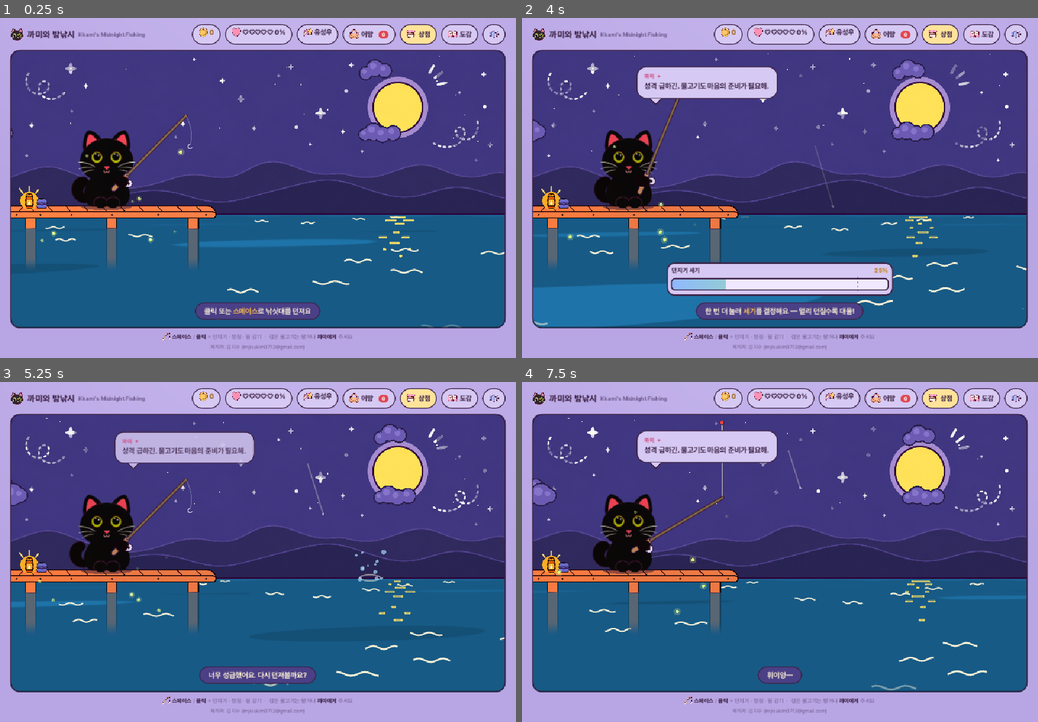
Above: before the commit, frames 1-4 (two rows, left to right).
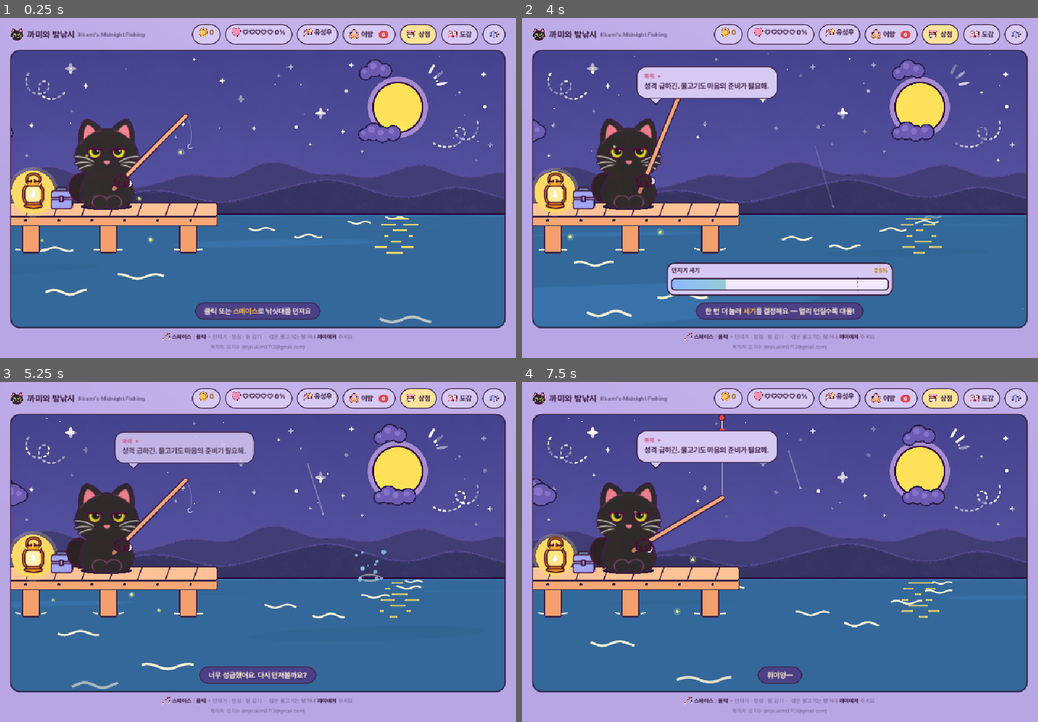
Above: after the commit, the same moments.

Repository: imjisukim0712-bit/Cat-Fishing
Game: Godot game, scene res://scenes/main.tscn
Same seed, same stepped clock (60 frames per second), same inputs: the game is played once before the commit and once after it.
Inputs (mouse positions are in pixels of both pictures, inside the frame that each line leads up to):
- Up to frame 1 (0.25 s): no input
- Up to frame 2 (4 s): tap Enter at 0.5, 0.6 s; move the mouse to (893, 171) at 0.52 s; hold D 0.53-1.25 s; click (893, 171) at 0.67 s; tap Space at 0.77, 3.77 s; drag from (676, 205) to (754, 256) at 1.27 s; move the mouse to (831, 113) at 2.02 s; hold D 2.03-2.75 s; tap C at 2.1 s; drag from (754, 256) to (625, 137) at 2.77 s; move the mouse to (934, 239) at 3.52 s; hold S from 3.53 s (still down); tap Keypad Enter at 3.6 s
- Up to frame 3 (5.25 s): release S at 4.25 s; drag from (103, 501) to (180, 467) at 4.27 s; move the mouse to (283, 552) at 5.02 s; hold S from 5.03 s (still down); tap Enter at 5.1 s; click (283, 552) at 5.17 s
- Up to frame 4 (7.5 s): release S at 5.75 s; drag from (702, 467) to (676, 569) at 5.77 s; move the mouse to (893, 535) at 6.52 s; hold D 6.53-7.25 s; tap C at 6.6 s; tap Space at 6.77 s; drag from (676, 569) to (754, 620) at 7.27 s

The runs differ from the first frame. In frame 1, 42% of the frame differs, in the area x 2-98%, y 28-91%; in frame 2, 37%; in frame 3, 42%; in frame 4, 43%, in the area x 2-98%, y 9-91%.

Commit message:
Match the approved M6 mockup more closely
- Chunky code-drawn pier with short posts, big lantern with pulsing halo and flame
- Larger Kkami with sassy default eyes (round eyes on bite), doodle outline
- Fix sprite shader squaring colors (COLOR already includes the texture)
- Mockup palette for sky, mountains and sea; fewer, bolder wave lines,
  bigger moon path, larger float, thicker pastel rod

Co-Authored-By: Claude Opus 5.5 <noreply@anthropic.com>
Claude-Session: https://claude.ai/code/session_018P3p2Mzt546YvsHAaNYGJm

Diff:
--- a/godot/scripts/stage.gd
+++ b/godot/scripts/stage.gd
@@ -2,10 +2,9 @@
 ## Hybrid scene: imported paintings beneath live gameplay and a softened cat.
 var backdrop: Sprite2D
 var backdrop_mat: ShaderMaterial
-var pier: Sprite2D
+var pier: Node2D
 var cat: Node2D
 var lit_cat: ShaderMaterial
-var lit_pier: ShaderMaterial
 
 ## 구름: 하늘을 천천히 지나가며, 달을 가리면 달빛(물 반사·테두리 빛)이 약해진다
 const MOON := Vector2(751, 111)
@@ -55,16 +54,8 @@
 	backdrop_mat.set_shader_parameter("blob_noise", blob)
 	backdrop_mat.set_shader_parameter("lantern_x", LANTERN.x / W)
 	add_child(backdrop)
-	pier = Sprite2D.new()
-	pier.texture = load("res://assets/art/pier.png")
-	pier.centered = false
-	pier.scale = Vector2.ONE * PIER_SCALE
-	pier.region_enabled = true
-	pier.region_rect = Rect2(PIER_CUT, 0, PIER_IMG_W - PIER_CUT, PIER_IMG_H)
-	lit_pier = ShaderMaterial.new()
-	lit_pier.shader = load("res://shaders/lit_sprite.gdshader")
-	lit_pier.set_shader_parameter("submerge", PIER_WATERLINE / PIER_IMG_H)
-	pier.material = lit_pier
+	pier = Node2D.new()
+	pier.set_script(load("res://scripts/stage_pier.gd"))
 	add_child(pier)
 
 	var props := Node2D.new()
@@ -75,6 +66,7 @@
 	cat.set_script(load("res://scripts/stage_cat.gd"))
 	lit_cat = ShaderMaterial.new()
 	lit_cat.shader = load("res://shaders/lit_sprite.gdshader")
+	lit_cat.set_shader_parameter("outline_px", 6.0)
 	cat.material = lit_cat
 	var rng := RandomNumberGenerator.new()
 	rng.seed = 11
@@ -87,9 +79,9 @@
 		clouds.append({"x": rng.randf_range(-100, 1000), "y": rng.randf_range(40, 175),
 			"sp": rng.randf_range(4, 9), "a": 1.0, "blobs": blobs})
 	# 바다 물결 낙서: 수평선 쪽에서 생겨 보는 쪽으로 밀려오며 오른쪽으로 조금씩 흘러감
-	for i in 18:
-		waves.append({"d0": float(i) / 18.0 + rng.randf_range(-0.02, 0.02), "x0": rng.randf_range(0, W + 240),
-			"len": rng.randf_range(0.8, 1.25), "ph": rng.randf() * TAU})
+	for i in 10:
+		waves.append({"d0": float(i) / 10.0 + rng.randf_range(-0.02, 0.02), "x0": rng.randf_range(0, W + 240),
+			"len": rng.randf_range(0.85, 1.15), "ph": rng.randf() * TAU})
 	add_child(cat)
 	# 랜턴 불빛·반딧불이: 빛을 '더하는' 레이어라 부두와 까미를 실제로 비춘다
 	var light := Node2D.new()
@@ -114,7 +106,6 @@
 	backdrop_mat.set_shader_parameter("strength", 1.7 if wk == "storm" else (1.35 if wk == "hightide" else 1.0))
 	backdrop_mat.set_shader_parameter("lantern", lantern_flicker(Game.clock))
 	update_lights()
-	pier.position = _base + Vector2(0, PIER_TOP)
 	cat.position = _base
 	draw_clouds(Game.clock)
 	draw_water(Game.clock)
@@ -170,35 +161,35 @@
 func draw_moon_path(t: float) -> void:
 	var k := clampf(0.35 + 0.65 * moon_light, 0.0, 1.0)
 	var col := Color(MOON_DASH, k)
-	for i in 9:
-		var y := WATER + 7.0 + i * 5.0 + i * i * 0.55
-		var base := (34.0 - i * 2.4) * (0.55 + 0.45 * sin(t * 1.9 + i * 1.37))
+	for i in 7:
+		var y := WATER + 10.0 + i * 11.0
+		var base := (46.0 - i * 2.0) * (0.6 + 0.4 * sin(t * 1.9 + i * 1.37))
 		var sway := sin(t * 1.15 + i * 0.83) * (3.0 + i * 0.8)
 		var pairs := 2 if i % 2 == 1 else 1
 		for j in pairs:
-			var off := 0.0 if pairs == 1 else (-1.0 if j == 0 else 1.0) * (16.0 + i * 1.2)
+			var off := 0.0 if pairs == 1 else (-1.0 if j == 0 else 1.0) * (20.0 + i * 1.2)
 			var cx := MOON.x + sway + off
 			var half := base * (0.6 if pairs == 2 else 1.0) * 0.5
 			if half < 1.0: continue
-			line(Vector2(cx - half, y), Vector2(cx + half, y), col, 3.0 + i * 0.18, true)
+			line(Vector2(cx - half, y), Vector2(cx + half, y), col, 3.6, true)
 
 ## 물결 낙서: 깊이 d(0 수평선 → 1 화면 아래)를 따라 보는 쪽으로 밀려오며 커지고, 출렁이며 오른쪽으로 흐름
 func draw_waves(t: float) -> void:
 	var sp := 1.6 if Game.weather.key == "storm" else (1.3 if Game.weather.key == "hightide" else 1.0)
 	for w in waves:
 		var d: float = fmod(w.d0 + t * 0.028 * sp, 1.0)
-		var sc := 0.22 + 1.05 * d
+		var sc := 0.35 + 0.95 * d
 		var y := WATER + 6.0 + (H - WATER + 10.0) * d * d
 		var x: float = fmod(w.x0 + t * 9.0 * sp * sc, W + 240.0) - 120.0
 		var a := smoothstep(0.0, 0.08, d) * (1.0 - smoothstep(0.88, 1.0, d))
 		if a <= 0.02: continue
-		var length: float = 62.0 * sc * w.len
-		var amp := 3.2 * sc
+		var length: float = 78.0 * sc * w.len
+		var amp := 4.2 * sc
 		var pts := PackedVector2Array()
 		for i in 13:
 			var u := i / 12.0
-			pts.append(Vector2(x + (u - 0.5) * length, y + sin(u * TAU * 1.5 + w.ph + t * 2.4 * sp) * amp))
-		draw_polyline(pts, Color(SEA_LINE, a), 1.3 + 2.0 * sc, true)
+			pts.append(Vector2(x + (u - 0.5) * length, y + sin(u * TAU * 1.25 + w.ph + t * 2.4 * sp) * amp))
+		draw_polyline(pts, Color(SEA_LINE, a), 1.8 + 2.4 * sc, true)
 
 ## 광원 상태 계산 → 바다·까미·부두 셰이더에 전달
 func update_lights() -> void:
@@ -217,7 +208,7 @@
 	var flash := Game.lightning if wk == "storm" else 0.0
 	backdrop_mat.set_shader_parameter("moon_light", moon_light)
 	var lpos := get_global_transform() * LANTERN
-	for m in [lit_cat, lit_pier]:
+	for m in [lit_cat]:
 		m.set_shader_parameter("lantern_pos", lpos)
 		m.set_shader_parameter("lantern", flick)
 		m.set_shader_parameter("moon_light", moon_light)
--- a/godot/scripts/stage_cat.gd
+++ b/godot/scripts/stage_cat.gd
@@ -7,13 +7,13 @@
 # 몸 시트 한 칸(443px) 기준 측정값 (두들 화풍·둥근 실루엣·검은 털): 고양이 중심 x=222, 바닥 y=421,
 # 머리 폭 238 (y=220), 코 (223,241), 턱 y≈280
 const CELL_ANCHOR := Vector2(222, 421)
-const EYES_Y := 197.0
+const EYES_Y := 207.0
 const MOUTH_Y := 260.0
 const NECK_Y := 282.0
-const SCALE := 0.435                # 몸 시트 → 무대 (키 345px → 약 150px)
+const SCALE := 0.49                 # 몸 시트 → 무대 (키 346px → 약 170px, 시안 M6 크기)
 const PART_K := 140.0 / 225.0       # 부품 시트 → 몸 시트 (눈 한 쌍 폭 225px → 140px, 머리폭의 59% — 땡그랗고 큰 눈)
 const TAIL_BASE := Vector2(116, 200) # 꼬리 그림에서 몸에 붙는 지점 (아래쪽 끝)
-const EYE_SPREAD := 1.5              # 눈 한 쌍 그림을 반으로 갈라 양쪽으로 더 벌리는 거리 (무대 px, 한쪽 기준)
+const EYE_SPREAD := 3.0              # 눈 한 쌍 그림을 반으로 갈라 양쪽으로 더 벌리는 거리 (무대 px, 한쪽 기준)
 
 var tex := {}
 
@@ -21,7 +21,7 @@
 	init_brush()
 	texture_filter = CanvasItem.TEXTURE_FILTER_LINEAR_WITH_MIPMAPS
 	for o in OUTFITS: tex["body_" + o] = load(ART + "body_%s.png" % o)
-	for n in ["eyes_normal", "eyes_alert", "eyes_closed", "eyes_happy", "eyes_sad", "eyes_star", "mouth_closed", "mouth_open", "tail", "paw"]:
+	for n in ["eyes_sassy", "eyes_normal", "eyes_alert", "eyes_closed", "eyes_happy", "eyes_sad", "eyes_star", "mouth_closed", "mouth_open", "tail", "paw"]:
 		tex[n] = load(ART + n + ".png")
 
 func _process(_delta: float) -> void:
@@ -80,9 +80,9 @@
 	# 표정
 	var mood := Game.cat_mood
 	var blinking := Game.blink > 0.0 and mood != "star"
-	var eyes := "eyes_normal"
+	var eyes := "eyes_sassy"     # 평소: 시안처럼 눈꺼풀이 살짝 내려온 새침한 눈
 	match mood:
-		"alert": eyes = "eyes_alert"
+		"alert": eyes = "eyes_normal"   # 입질: 땡그랗게 커진 눈
 		"happy": eyes = "eyes_happy"
 		"sad": eyes = "eyes_sad"
 		"star": eyes = "eyes_star"
@@ -90,10 +90,11 @@
 	var pk := SCALE * PART_K * (0.5 * (1.0 + sx))   # 통통해지면 얼굴도 살짝 넓게
 	var eye_pos := to_stage(Vector2(223, EYES_Y), anchor, sx, sy)
 	var star_pulse := 1.0 + (sin(tm * 9) * 0.08 if mood == "star" else 0.0)
-	if eyes == "eyes_alert": star_pulse = 1.08   # 입질: 눈이 더 동그랗게 커짐
+	if eyes == "eyes_sassy": star_pulse = 1.15
+	if mood == "alert": star_pulse = 1.1   # 입질: 눈이 더 동그랗게 커짐
 	eyes_split(eyes, eye_pos, pk * star_pulse, EYE_SPREAD * sx)
-	var mouth := "mouth_open" if (mood == "star" or mood == "alert") else "mouth_closed"
-	part(mouth, to_stage(Vector2(223, MOUTH_Y + (6.0 if mouth == "mouth_open" else 0.0)), anchor, sx, sy), pk * 0.62)
+	var mouth := "mouth_open" if (mood == "star" or mood == "alert") else ""
+	if mouth != "": part(mouth, to_stage(Vector2(223, MOUTH_Y + (6.0 if mouth == "mouth_open" else 0.0)), anchor, sx, sy), pk * 0.62)
 
 	# 목도리 (레벨업 훈장 느낌)
 	if Game.S.upg.charm > 1:
@@ -118,11 +119,11 @@
 	var plum := c("#3d2346")
 	line(h - d * 26, h + d * 16, plum, 10, true)
 	line(h - d * 26, h + d * 16, c("#c9875a"), 6.5, true)   # 손잡이
-	var cols := ["#8a6b46", "#a8804f", "#c09a5c", "#d4b06a", "#9fd8ff", "#b6a2ff", "#ffb020", "#ff6ec7"]
+	var cols := ["#ffb082", "#ffc58f", "#ffd36b", "#a8e6a0", "#9fd8ff", "#b6a2ff", "#ffb020", "#ff8ac7"]
 	var bend := 26.0 if (Game.mode == "fight" or Game.mode == "bite") else (8.0 if Game.mode == "wait" else 2.0)
 	var rod := quad_pts(h + d * 14, h + d * L * 0.55 + Vector2(0, bend * 0.4), tip + Vector2(0, bend))
-	stroke(rod, plum, 6.5, true)
-	stroke(rod, c(cols[mini(cols.size() - 1, Game.S.upg.rod - 1)]), 3.6, true)
+	stroke(rod, plum, 9.5, true)
+	stroke(rod, c(cols[mini(cols.size() - 1, Game.S.upg.rod - 1)]), 6.0, true)
 	var reel := h + Vector2(cos(a + 1.4), sin(a + 1.4)) * 13   # 릴
 	circle(reel.x, reel.y, 8.6, plum)
 	circle(reel.x, reel.y, 7, c("#e6dcfa"))
--- a/godot/scripts/stage_draw.gd
+++ b/godot/scripts/stage_draw.gd
@@ -1,19 +1,16 @@
 extends Node2D
 ## Shared visual geometry; no gameplay state updates.
-## 부두 그림 배치: 폭 400px (약한 캐스팅 최소 지점 x=400 과 겹치지 않는 최대 폭)
-## 두들 부두 그림(1928x793): 상판 윗면 y=165, 앞면 아래 y=284, 랜턴 (187,135), 상자 (305,143)
-const PIER_IMG_W := 1928.0
-const PIER_IMG_H := 793.0
-## 그림 왼쪽 끝마구리 테두리를 잘라내 부두가 화면 밖으로 이어지는 것처럼 보이게
-const PIER_CUT := 10.0
-const PIER_SCALE := 400.0 / (PIER_IMG_W - PIER_CUT)
-const PIER_TOP := 318.0 - 16.0 - 165.0 * PIER_SCALE
-const PIER_SHIFT := -PIER_CUT * PIER_SCALE   # 잘라낸 만큼 그림 속 위치가 왼쪽으로 이동
-## 기둥이 물에 잠기는 높이 (그림 픽셀) — 부두는 가까이 있어 수면선이 수평선보다 아래
-const PIER_WATERLINE := 380.0
-## 부두 그림 속 랜턴 불꽃 중심 (무대 좌표)
-const LANTERN := Vector2(187.0 * PIER_SCALE + PIER_SHIFT, PIER_TOP + 135.0 * PIER_SCALE)
-const CREEL_BOX := Vector2(305.0 * PIER_SCALE + PIER_SHIFT, PIER_TOP + 143.0 * PIER_SCALE)
+## 부두 (승인 시안 M6 비율): 상판 윗면 298~322, 앞면 ~340, 기둥 밑동 392, 오른쪽 끝 x=400
+## (약한 캐스팅 최소 지점 x=400 과 겹치지 않는 최대 폭)
+const DECK_SURFACE_TOP := 298.0
+const DECK_SURFACE_BOTTOM := 322.0
+const DECK_FACE_BOTTOM := 340.0
+const PIER_POST_BOTTOM := 392.0
+const PIER_RIGHT := 400.0
+const PIER_POSTS := [40.0, 190.0, 345.0]
+## 랜턴 유리(불꽃) 중심, 물고기 상자 중심 (무대 좌표)
+const LANTERN := Vector2(44, 280)
+const CREEL_BOX := Vector2(100, 288)
 
 ## 랜턴 불꽃 밝기: 여러 주기를 섞어 불규칙하게 일렁임 (0.7~1.1)
 static func lantern_flicker(t: float) -> float:
--- a/godot/scripts/stage_light.gd
+++ b/godot/scripts/stage_light.gd
@@ -1,7 +1,7 @@
 extends "res://scripts/stage_draw.gd"
 ## 빛 레이어 (두들): 랜턴 반짝 선, 별똥별, 반딧불이를 선명한 단색 모양으로 그린다.
 
-const FIREFLIES := 10
+const FIREFLIES := 6
 var flies: Array = []
 var shooting: Array = []      # 가끔 떨어지는 별똥별
 var next_star := 4.0
--- /dev/null
+++ b/godot/scripts/stage_pier.gd
@@ -0,0 +1,74 @@
+extends "res://scripts/stage_draw.gd"
+## 부두 (두들 화풍, 승인 시안 M6 비율): 두툼한 상판·짧은 기둥은 코드로 그리고,
+## 랜턴·물고기 상자는 그림 스프라이트. 랜턴 후광과 불꽃은 깜빡임에 맞춰 움직인다.
+
+const PLUM := Color("#3d2346")
+const DECK_TOP := Color("#ffc196")
+const DECK_FACE := Color("#f8a774")
+const POST := Color("#f3a06d")
+const OUT_W := 2.6
+## 랜턴 그림(87x144) 속 유리창 영역 중심·반크기
+const GLASS_C := Vector2(43, 86)
+const GLASS_HALF := Vector2(29, 32)
+const LANTERN_K := 0.5
+const BOX_K := 0.45
+
+var lantern_tex: Texture2D
+var box_tex: Texture2D
+
+func _ready() -> void:
+	init_brush()
+	texture_filter = CanvasItem.TEXTURE_FILTER_LINEAR_WITH_MIPMAPS
+	lantern_tex = load("res://assets/art/lantern.png")
+	box_tex = load("res://assets/art/creel_box.png")
+
+func _process(_delta: float) -> void:
+	queue_redraw()
+
+func outlined_rect(r: Rect2, fill: Color, rad := 3.0) -> void:
+	fill_rrect(r.position.x - OUT_W, r.position.y - OUT_W, r.size.x + OUT_W * 2, r.size.y + OUT_W * 2, rad + OUT_W, PLUM)
+	fill_rrect(r.position.x, r.position.y, r.size.x, r.size.y, rad, fill)
+
+func _draw() -> void:
+	_base = get_parent()._base
+	xf()
+	var t := Game.clock
+	# 기둥 (상판 뒤): 물에 닿는 밑동엔 크림색 물결 두 줄이 살랑
+	for px in PIER_POSTS:
+		outlined_rect(Rect2(px - 15, DECK_FACE_BOTTOM - 4, 30, PIER_POST_BOTTOM - DECK_FACE_BOTTOM + 4), POST, 2.0)
+		var wob := sin(t * 2.2 + px * 0.05) * 2.0
+		for side in [-1.0, 1.0]:
+			var x0: float = px + side * (19.0 + wob)
+			line(Vector2(x0, PIER_POST_BOTTOM - 4), Vector2(x0 + side * 9.0, PIER_POST_BOTTOM - 5 + sin(t * 3.0 + px) * 1.2), Color("#fff4d6"), 2.4, true)
+	# 상판 앞면 (볼트)
+	outlined_rect(Rect2(-20, DECK_SURFACE_BOTTOM, PIER_RIGHT + 20, DECK_FACE_BOTTOM - DECK_SURFACE_BOTTOM), DECK_FACE, 3.0)
+	var bx := 30.0
+	while bx < PIER_RIGHT - 8:
+		circle(bx, (DECK_SURFACE_BOTTOM + DECK_FACE_BOTTOM) * 0.5, 2.6, PLUM)
+		bx += 64.0
+	# 상판 윗면 (비스듬한 널빤지 줄)
+	outlined_rect(Rect2(-20, DECK_SURFACE_TOP, PIER_RIGHT + 20, DECK_SURFACE_BOTTOM - DECK_SURFACE_TOP), DECK_TOP, 3.0)
+	var lx := 34.0
+	while lx < PIER_RIGHT - 10:
+		line(Vector2(lx + 5, DECK_SURFACE_TOP + 1), Vector2(lx - 3, DECK_SURFACE_BOTTOM - 1), PLUM, 2.0, true)
+		lx += 54.0
+
+	# 랜턴: 노란 후광이 불꽃 따라 숨쉬고, 유리 속 불빛 밝기·불꽃 흔들림
+	var f := lantern_flicker(t)
+	var halo_r := 40.0 + (f - 0.9) * 22.0
+	circle(LANTERN.x, LANTERN.y - 4, halo_r + 7.0, Color("#ffe27a", 0.22))
+	circle(LANTERN.x, LANTERN.y - 4, halo_r, Color("#ffd966"))
+	var ls := lantern_tex.get_size() * LANTERN_K
+	var ltl := Vector2(LANTERN.x - GLASS_C.x * LANTERN_K, LANTERN.y - GLASS_C.y * LANTERN_K)
+	var glass := Color("#ffe27a").lerp(Color("#fff6c8"), clampf((f - 0.7) / 0.4, 0.0, 1.0))
+	fill_rrect(LANTERN.x - GLASS_HALF.x * LANTERN_K - 1, LANTERN.y - GLASS_HALF.y * LANTERN_K - 1,
+		(GLASS_HALF.x * 2 + 2) * LANTERN_K, (GLASS_HALF.y * 2 + 2) * LANTERN_K, 5, glass)
+	var sway := sin(t * 6.1) * 1.2 + sin(t * 11.3) * 0.6
+	var fh := 9.0 * f
+	draw_colored_polygon(PackedVector2Array([
+		LANTERN + Vector2(sway, -fh - 2), LANTERN + Vector2(4.2, 2.5), LANTERN + Vector2(0, 6.0), LANTERN + Vector2(-4.2, 2.5)]), Color.WHITE)
+	circle(LANTERN.x, LANTERN.y + 2.6, 4.2, Color.WHITE)
+	draw_texture_rect(lantern_tex, Rect2(ltl, ls), false)
+	# 물고기 상자
+	var bs := box_tex.get_size() * BOX_K
+	draw_texture_rect(box_tex, Rect2(CREEL_BOX - bs * 0.5, bs), false)
--- a/godot/scripts/stage_props.gd
+++ b/godot/scripts/stage_props.gd
@@ -15,7 +15,7 @@
 		# 상자에 물고기가 있으면 위로 작은 반짝이가 톡톡
 		var k := fmod(Game.clock * 0.8, 1.0)
 		var r := 4.0 * sin(k * PI)
-		var p := box + Vector2(8, -12 - k * 6)
+		var p := box + Vector2(12, -26 - k * 6)
 		var pts := PackedVector2Array()
 		for i in 8:
 			var a := i * PI / 4.0 - PI / 2.0
@@ -60,14 +60,16 @@
 		var since := Game.t if Game.mode == "wait" else 10.0
 		var appear := clampf(since / 0.35, 0.0, 1.0)
 		var wy := WATER + 2
-		fill_ell(x, wy, 24 * appear, 6 * appear, c("#2b7aa6", .9 * appear))   # 찌 아래 밝은 물 자국
 		for i in 3:
 			var radius := 13.0 + fmod(tm * 10 + i * 13, 39)
 			var fade := (1 - (radius - 13) / 39) * appear
-			stroke_ell(x, wy, radius, radius * .22, c("#fff4d6", fade * .95), 2.0)
+			stroke_ell(x, wy, radius, radius * .26, c("#fff4d6", fade), 2.8)
 	var lv: int = Game.S.upg.float
 	var top_col := c("#ff3ba0") if lv >= 7 else (c("#ffb020") if lv >= 5 else (c("#ff7a18") if lv >= 3 else c("#e64545")))
 	var plum := c("#3d2346")
+	# 시안처럼 찌를 조금 크게 (1.35배): 찌 중심 기준으로 확대해서 그림
+	xf(Vector2(x, y), 0.0, Vector2(1.35, 1.35))
+	x = 0.0; y = 0.0
 	line(Vector2(x, y - 26), Vector2(x, y - 9), plum, 3.4)   # 안테나 테두리
 	line(Vector2(x, y - 26), Vector2(x, y - 9), c("#fff4d6"), 1.6)
 	circle(x, y - 28, 4.8, plum)
@@ -78,3 +80,4 @@
 	fill_ell(x, y - 3, 6.5, 9.5, top_col, 0, PI, TAU)       # 몸통 윗부분
 	fill_ell(x, y + 2, 6.5, 9.5, c("#fff4d6"), 0, 0, PI)     # 몸통 아랫부분
 	line(Vector2(x - 6.5, y - 2.5), Vector2(x + 6.5, y - 2.5), plum, 1.6)
+	xf()
--- a/godot/shaders/backdrop_water.gdshader
+++ b/godot/shaders/backdrop_water.gdshader
@@ -79,8 +79,8 @@
 		float mask = smoothstep(0.02, 0.22, d);
 		float crest = smoothstep(0.95 - aa, 0.95 + aa, h) * mask;
 		float trough = (1.0 - smoothstep(-1.05 - aa, -1.05 + aa, h)) * mask;
-		col.rgb = mix(col.rgb, col.rgb * 1.16 + vec3(0.02, 0.06, 0.07), crest * 0.85);
-		col.rgb = mix(col.rgb, col.rgb * 0.84, trough * 0.8);
+		col.rgb = mix(col.rgb, col.rgb * 1.12 + vec3(0.02, 0.04, 0.05), crest * 0.45);
+		col.rgb = mix(col.rgb, col.rgb * 0.9, trough * 0.4);
 		// 수평선 바로 아래 얇은 밝은 띠가 살랑임
 		float rim = 1.0 - smoothstep(0.0, 0.018 + 0.006 * sin(uv.x * 40.0 + t * 1.5), d);
 		col.rgb = mix(col.rgb, col.rgb * 1.22 + vec3(0.03, 0.05, 0.06), rim * 0.6);
--- a/godot/shaders/lit_sprite.gdshader
+++ b/godot/shaders/lit_sprite.gdshader
@@ -16,6 +16,7 @@
 uniform float submerge = 0.0;               // 부두용: 물에 잠기는 높이(UV). 0 이면 사용 안 함
 uniform vec3 sea_col = vec3(0.10, 0.36, 0.52);
 uniform vec3 line_col = vec3(0.24, 0.14, 0.27);
+uniform float outline_px = 0.0;            // 0 보다 크면 그림 바깥에 자주색 두들 테두리 (텍스처 픽셀)
 
 varying vec2 world;
 
@@ -24,12 +25,24 @@
 }
 
 void fragment() {
-	vec4 c = texture(TEXTURE, UV) * COLOR;
+	vec4 c = COLOR;   // Godot 4: COLOR 는 이미 텍스처 색 × 모듈레이트
+	if (outline_px > 0.0 && c.a < 0.95) {
+		vec2 o = TEXTURE_PIXEL_SIZE * outline_px;
+		float n = 0.0;
+		for (int i = 0; i < 12; i++) {
+			float a = float(i) * 0.5236;
+			n = max(n, texture(TEXTURE, UV + vec2(cos(a), sin(a)) * o).a);
+		}
+		n = smoothstep(0.3, 0.7, n);
+		vec4 edge = vec4(line_col, n);
+		c = mix(edge, vec4(c.rgb, 1.0), c.a);
+		c.a = max(c.a, edge.a);
+	}
 	float dist = length(lantern_pos - world);
 	float fall = lantern * (1.0 - smoothstep(lantern_radius * 0.25, lantern_radius, dist));
 
 	vec3 col = c.rgb * ambient;
-	col = mix(col, col * vec3(1.12, 1.0, 0.82) + vec3(0.05, 0.03, 0.0), fall * 0.35);   // 따뜻하게 물듦
+	col = mix(col, col * vec3(1.12, 1.0, 0.82) + vec3(0.05, 0.03, 0.0), fall * 0.15);   // 따뜻하게 물듦
 	col = mix(col, vec3(1.0), lightning * 0.55);
 
 	if (submerge > 0.0) {   // 부두 기둥이 물에 잠기는 부분
Binary file changed: godot/assets/art/backdrop.png
Binary file added: godot/assets/art/creel_box.png
Not shown, added: godot/assets/art/creel_box.png.import
Binary file added: godot/assets/art/kkami/eyes_sassy.png
Not shown, added: godot/assets/art/kkami/eyes_sassy.png.import
Binary file added: godot/assets/art/lantern.png
Not shown, added: godot/assets/art/lantern.png.import
Not shown, added: godot/scripts/stage_pier.gd.uid
Not shown, changed: play/index.pck
